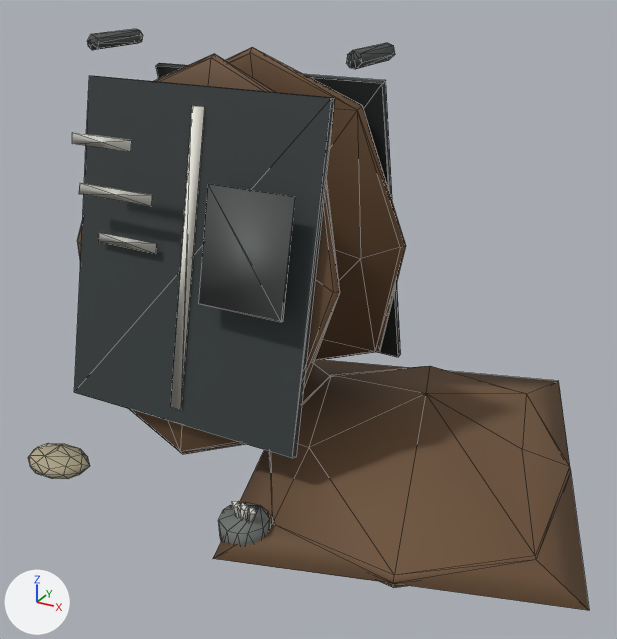
Two versions of the glTF model sketches/core-loop/assets/models/park/props/crown/shift_board_b_lod1.glb, one commit apart.
Both versions are drawn from a 50 mm camera at (1.0, -2.07, 1.43) aimed at (-0.08, -0.11, 0.45). Lighting does not change. The marker at lower left points along +X, +Y and +Z. The older version comes first. Mesh edges are drawn as thin lines. Where no turn or scale is listed for an object, it has been applied to the vertices. Vertices at exactly the same position are counted once.

In view in the first picture: 'Surface.001'.
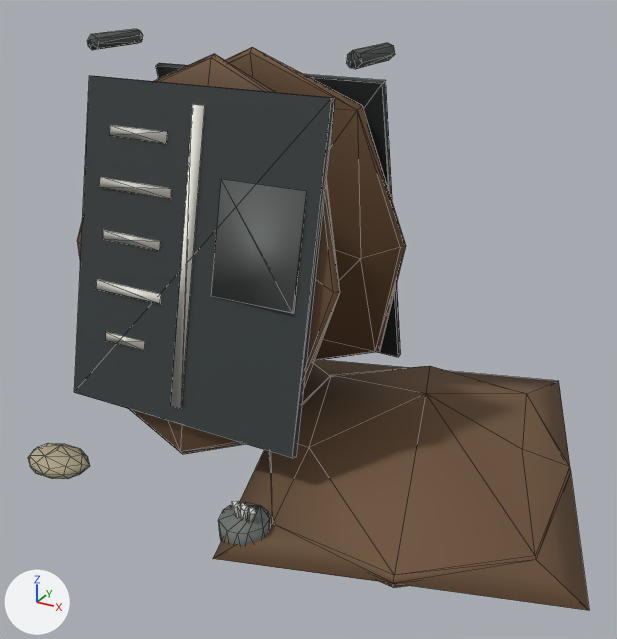
The change in detail:
me_surface_001 has 295 vertices, 486 faces and spans x -0.83..0.83, y -0.68..0.68, z 0.0..1.19.
me_surface_001 is used by ob_surface_001; location (0.0, 0.0, 0.0).
me_surface_001 part 1: the loose piece of 4 vertices spanning x -0.65..-0.5, y -0.22..-0.21, z 0.34..0.36 is moved by (0.0, -0.11, 0.01).
me_surface_001 part 2: the loose piece of 5 vertices spanning x -0.7..-0.45, y -0.25..-0.24, z 0.48..0.51 is moved by (0.0, -0.05, 0.01).
me_surface_001 part 3: the loose piece of 4 vertices spanning x -0.68..-0.47, y -0.28, z 0.64..0.66 is moved by (0.0, 0.02, 0.0).
me_surface_001 part 4: the loose piece of 4 vertices spanning x -0.7..-0.45, y -0.32..-0.31, z 0.78..0.81 is moved by (0.0, 0.08, 0.0).
me_surface_001 part 5: the loose piece of 4 vertices spanning x -0.68..-0.47, y -0.35..-0.34, z 0.93..0.96 is moved by (0.0, 0.15, 0.0).
me_surface_001 part 6: the loose piece of 5 vertices spanning x -0.29..-0.02, y -0.35..-0.27, z 0.54..0.86 is moved by (0.0, 0.06, 0.0).

Boxes (x1, y1, x2, y2) around the edits, measured in the pictures (617 x 639 px; the box of a moved part takes in the faces that stretch with it):
part 1 of me_surface_001, moved or reshaped (not visible before): after (105, 332, 145, 350)
part 2 of me_surface_001, moved or reshaped (not visible before): after (96, 279, 161, 304)
part 3 of me_surface_001, moved or reshaped: before (99, 233, 156, 254); after (103, 230, 161, 251)
part 4 of me_surface_001, moved or reshaped: before (79, 183, 152, 206); after (99, 177, 171, 199)
part 5 of me_surface_001, moved or reshaped: before (72, 133, 132, 152); after (109, 125, 167, 143)
part 6 of me_surface_001, moved or reshaped: before (199, 184, 295, 322); after (212, 179, 307, 314)
